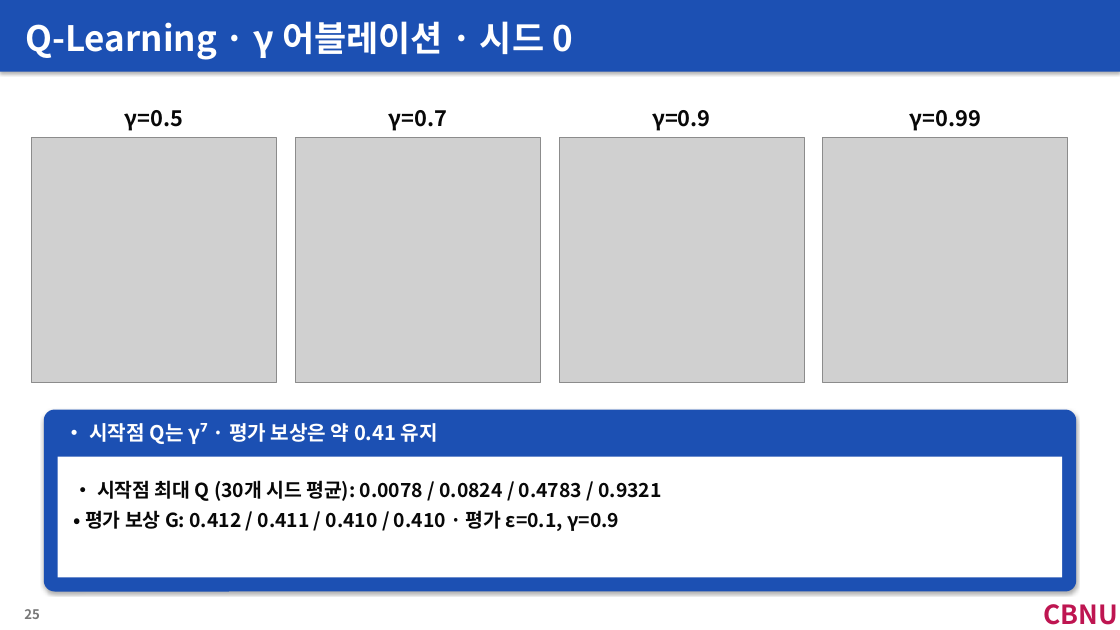
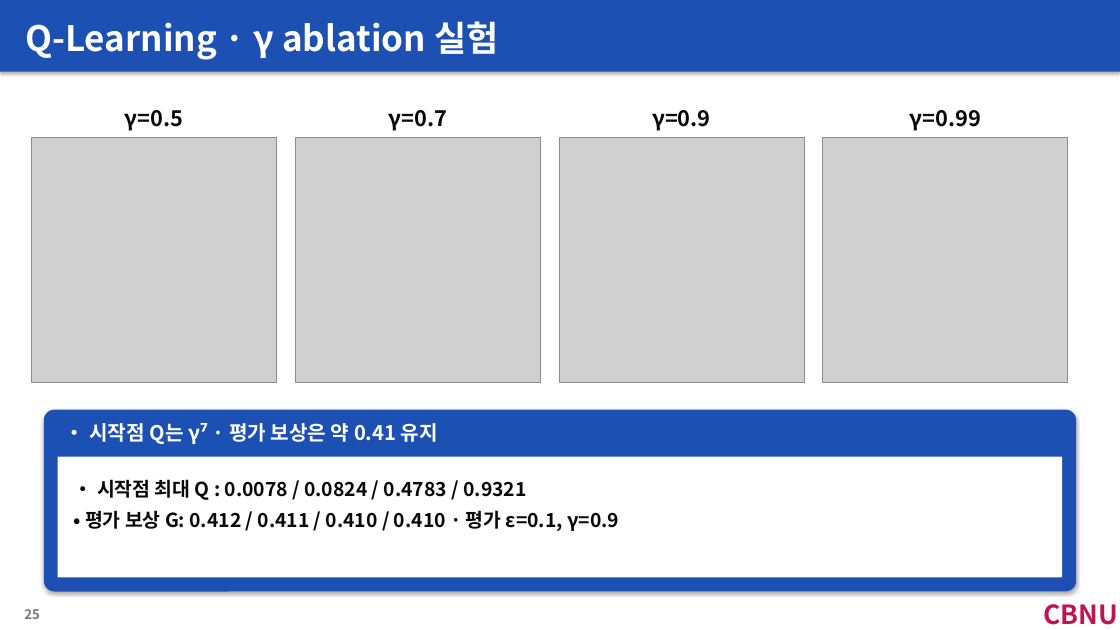
Before and after one commit to Minjea31/ppt_workspace, a slide deck: slide 20 of output/RL_week6/RL_week6.pptx (slide 25 before the commit). Drawn at 1120x630 pixels with LibreOffice and Linux fonts; fonts in the diff are those of the drawing; grey boxes stand for pictures. Boxes give left, top, right and bottom in pixels: in the first picture for what was removed or moved away, otherwise in the second. Text is boxed around its words. In the diff, an @@ line names an element or a change of style, - is before the commit and + after.

```diff
--- a/output/RL_week6/RL_week6.pptx
+++ b/output/RL_week6/RL_week6.pptx
@@ text at (25,21,498,60): text changed @@
-Q-Learning · γ 어블레이션 · 시드 0
+Q-Learning · γ ablation 실험
@@ text at (85,479,619,531): text changed @@
-• 시작점 최대 Q (30개 시드 평균): 0.0078 / 0.0824 / 0.4783 / 0.9321
-• 평가 보상 G: 0.412 / 0.411 / 0.410 / 0.410 · 평가 ε=0.1, γ=0.9
+• 시작점 최대 Q : 0.0078 / 0.0824 / 0.4783 / 0.9321
+• 평가 보상 G: 0.412 / 0.411 / 0.410 / 0.410 · 평가 ε=0.1, γ=0.9
```
Also in this commit, not shown: 19 other slides changed, 5 slides removed.
